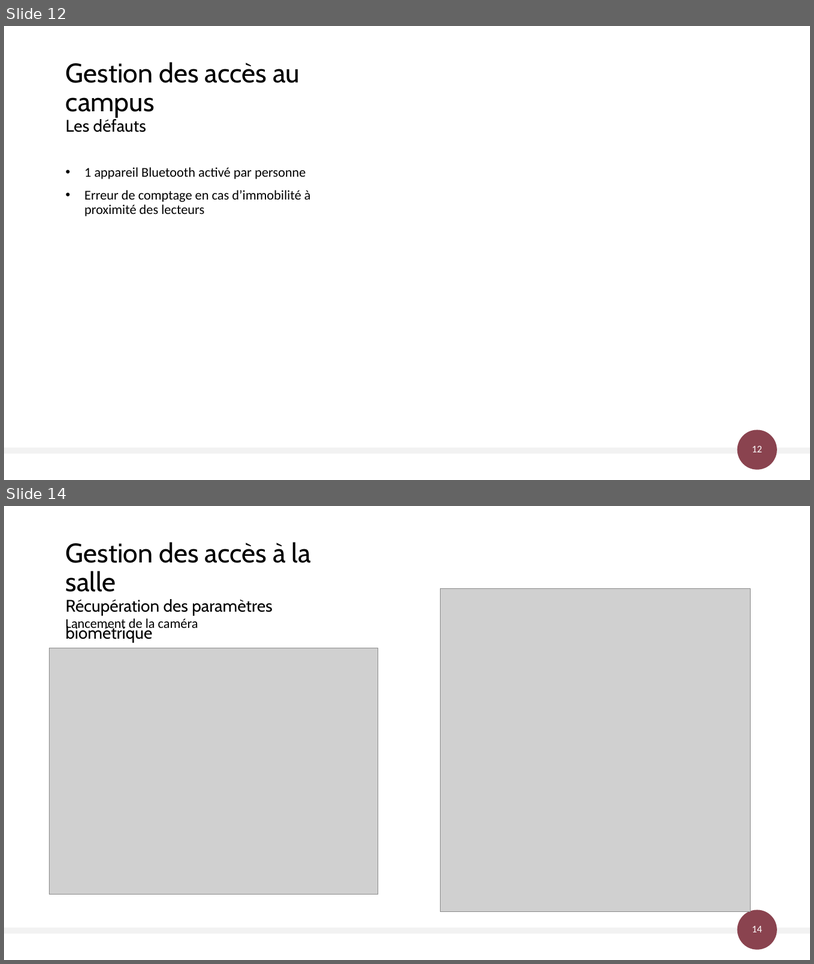
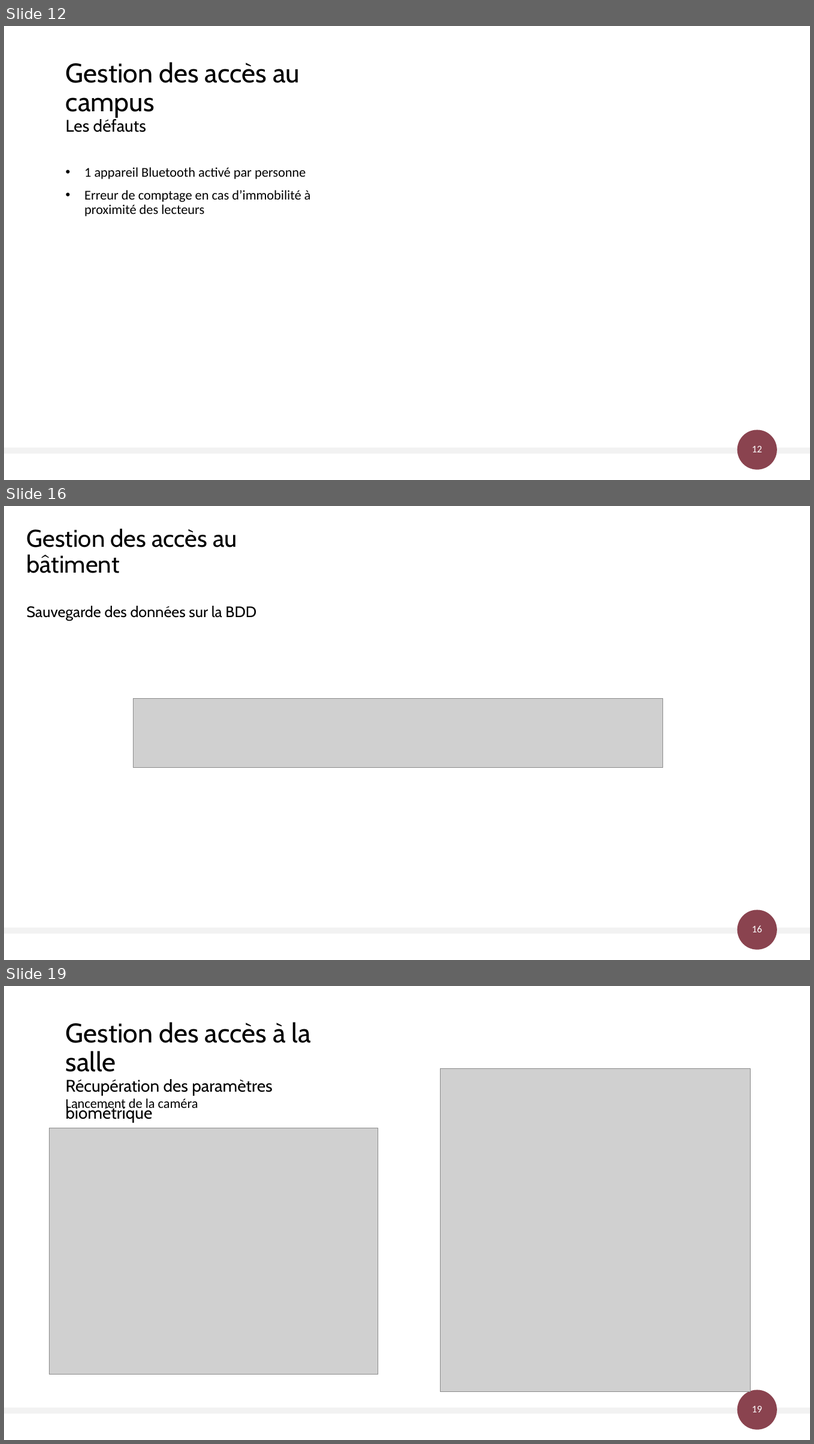
Before and after one commit to AlexandreSaxemard/GestionAccesBatiment, a slide deck: Docs/Gestion des accès au bâtiment.pptx. Shown one above the other, each under a label of ours: slides 12 and 14 before the commit, slides 12, 16 and 19 after it; the slides between them are not shown. The pictures are 814x964 and 814x1444 pixels, drawn with LibreOffice and Linux fonts; fonts in the diff are those of the drawing; grey boxes stand for pictures. Boxes give left, top, right and bottom in pixels: in the first picture for what was removed or moved away, otherwise in the second. Text is boxed around its words. In the diff, an @@ line names an element or a change of style, - is before the commit and + after.

```diff
--- a/Docs/Gestion des accès au bâtiment.pptx
+++ b/Docs/Gestion des accès au bâtiment.pptx
@@ slide 16 added at (4,506,810,960), background #FFFFFF; not listed: 3 template elements that a slide beside it also shows @@
@@ title added at (27,528,257,621), 18 pt, text #000000 @@
+Gestion des accès au bâtiment
+Sauvegarde des données sur la BDD
@@ picture added at (134,699,663,768) @@
@@ what was slide 14 is now slide 19 @@
@@ page number at (752,1405,762,1412): text changed @@
-14
+19
```
Also in this commit, not shown: 1 slide changed, 5 other slides added.
